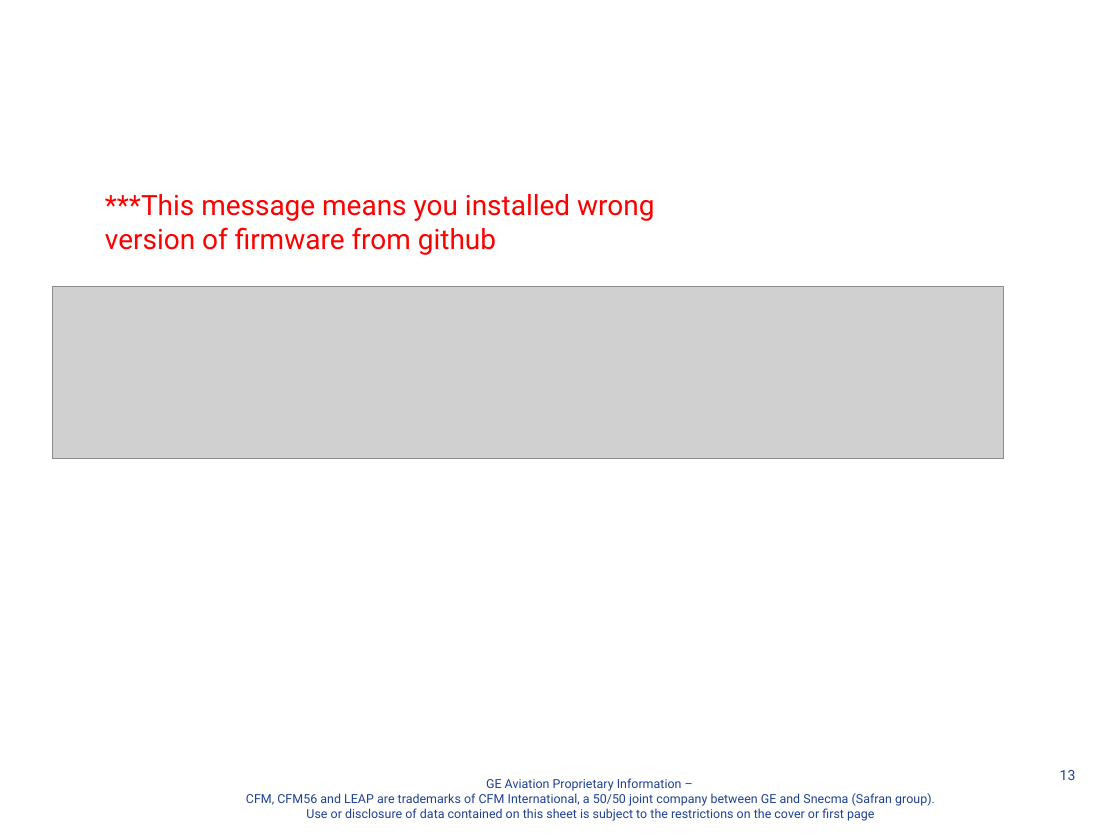
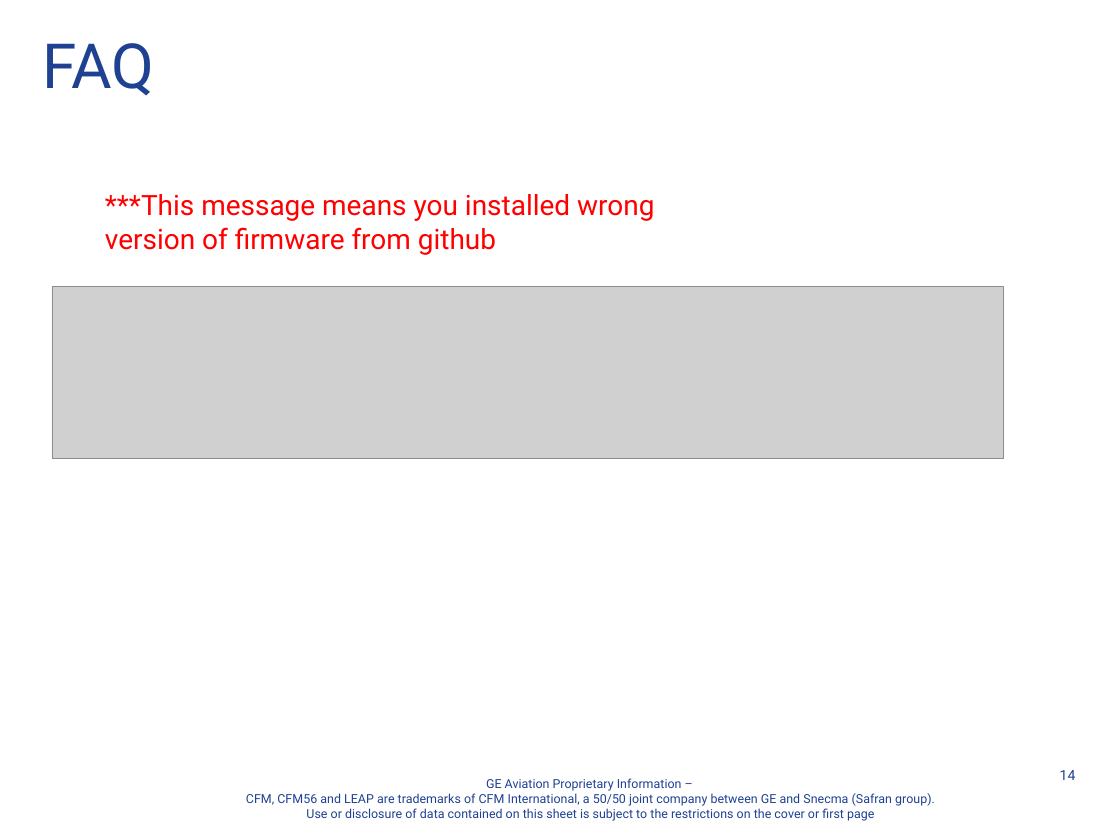
Before and after one commit to davegutz/Wind, a slide deck: slide 14 of Documentation/A Course Controls Laptop Setup Instructions Standalone Photon.pptx (slide 13 before the commit). Drawn at 1120x840 pixels with LibreOffice and Linux fonts; fonts in the diff are those of the drawing; grey boxes stand for pictures; background and template pictures are left out. Boxes give left, top, right and bottom in pixels: in the first picture for what was removed or moved away, otherwise in the second. Text is boxed around its words. In the diff, an @@ line names an element or a change of style, - is before the commit and + after.

```diff
--- a/Documentation/A Course Controls Laptop Setup Instructions Standalone Photon.pptx
+++ b/Documentation/A Course Controls Laptop Setup Instructions Standalone Photon.pptx
@@ title added at (42,43,154,96), 40 pt, text #1E4191 @@
+FAQ
@@ page number at (1060,770,1076,780): text changed @@
-13
+14
```
Also in this commit, not shown: 6 other slides changed, 1 slide added.
